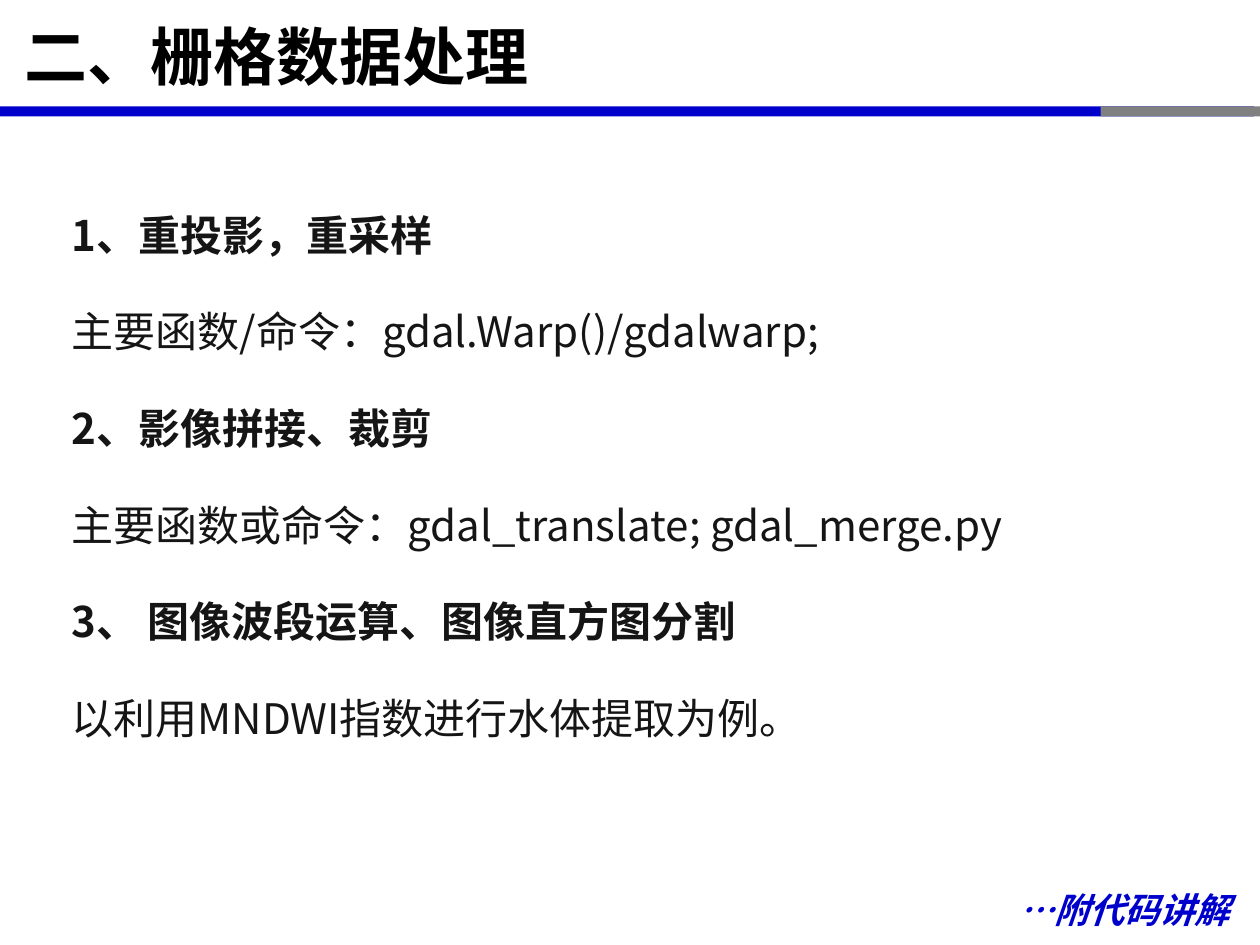
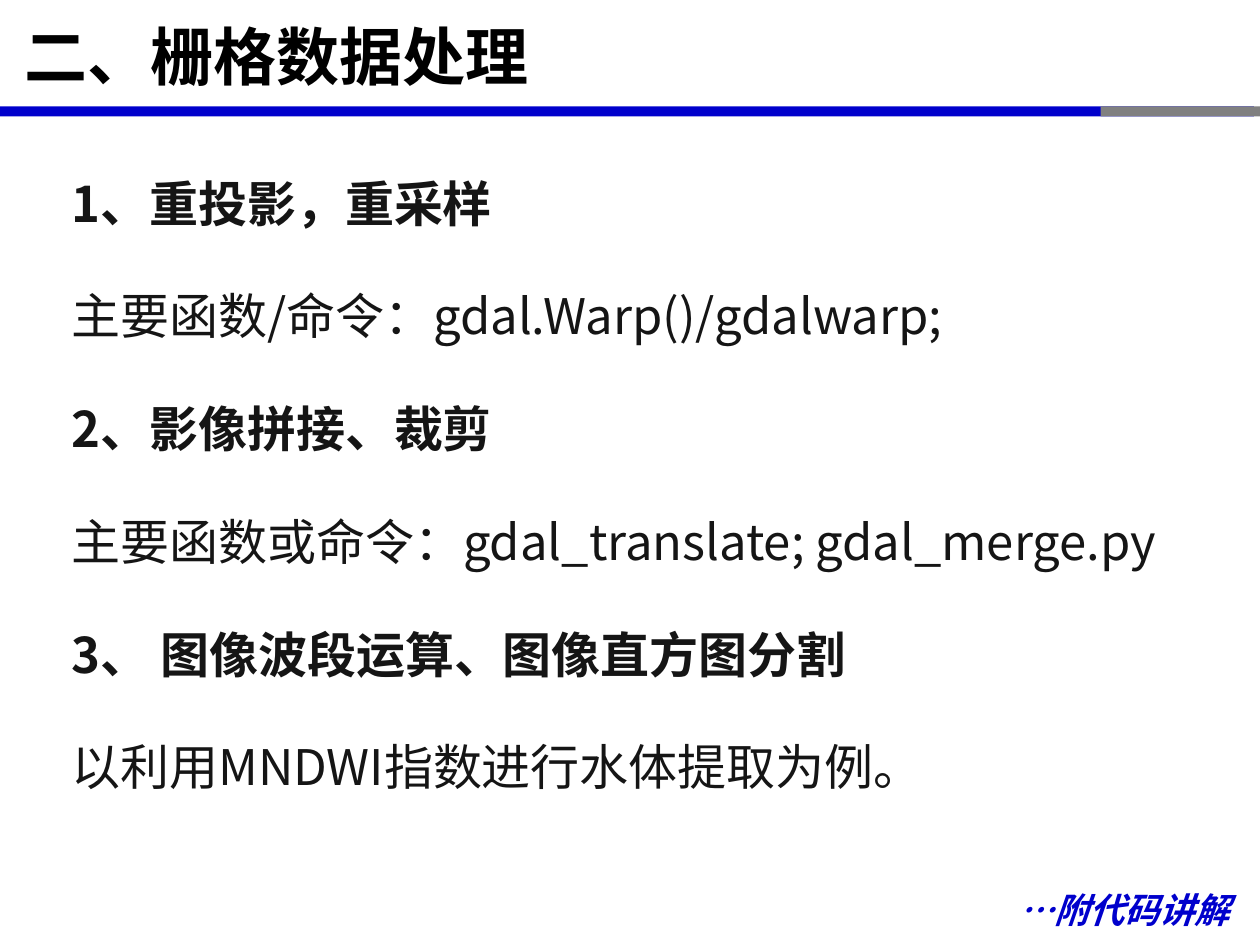
Before and after one commit to xinluo2018/open-source-gis-course, a slide deck: slide 13 of 第5章-GDAL开源库及栅格数据处理-8课时/第五章-栅格数据处理.pptx (slide 9 before the commit). Drawn at 1260x945 pixels with LibreOffice and Linux fonts; fonts in the diff are those of the drawing. Boxes give left, top, right and bottom in pixels: in the first picture for what was removed or moved away, otherwise in the second. Text is boxed around its words. In the diff, an @@ line names an element or a change of style, - is before the commit and + after.

```diff
--- a/第5章-GDAL开源库及栅格数据处理-8课时/第五章-栅格数据处理.pptx
+++ b/第5章-GDAL开源库及栅格数据处理-8课时/第五章-栅格数据处理.pptx
@@ text "1、重投影，重采样": place and size @@
-text "1、重投影，重采样" at [72, 215, 1002, 738]
+text "1、重投影，重采样" at [72, 180, 1156, 789]
@@ text "1、重投影，重采样" at [72, 180, 1156, 789]: size 24 to 28 pt; more space between paragraphs @@
```
Also in this commit, not shown: 8 other slides changed, 4 slides added, 31 other files.
